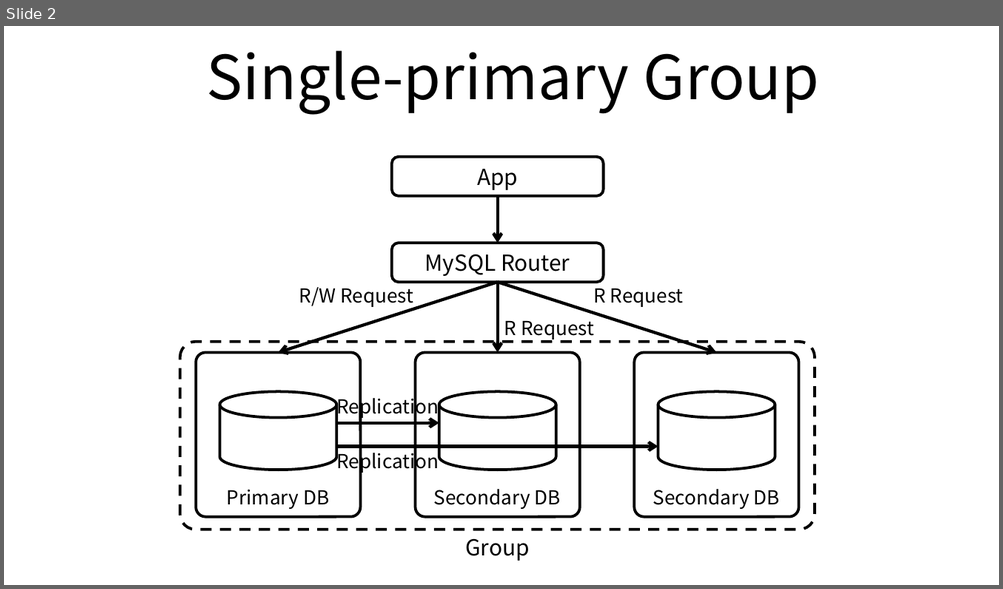
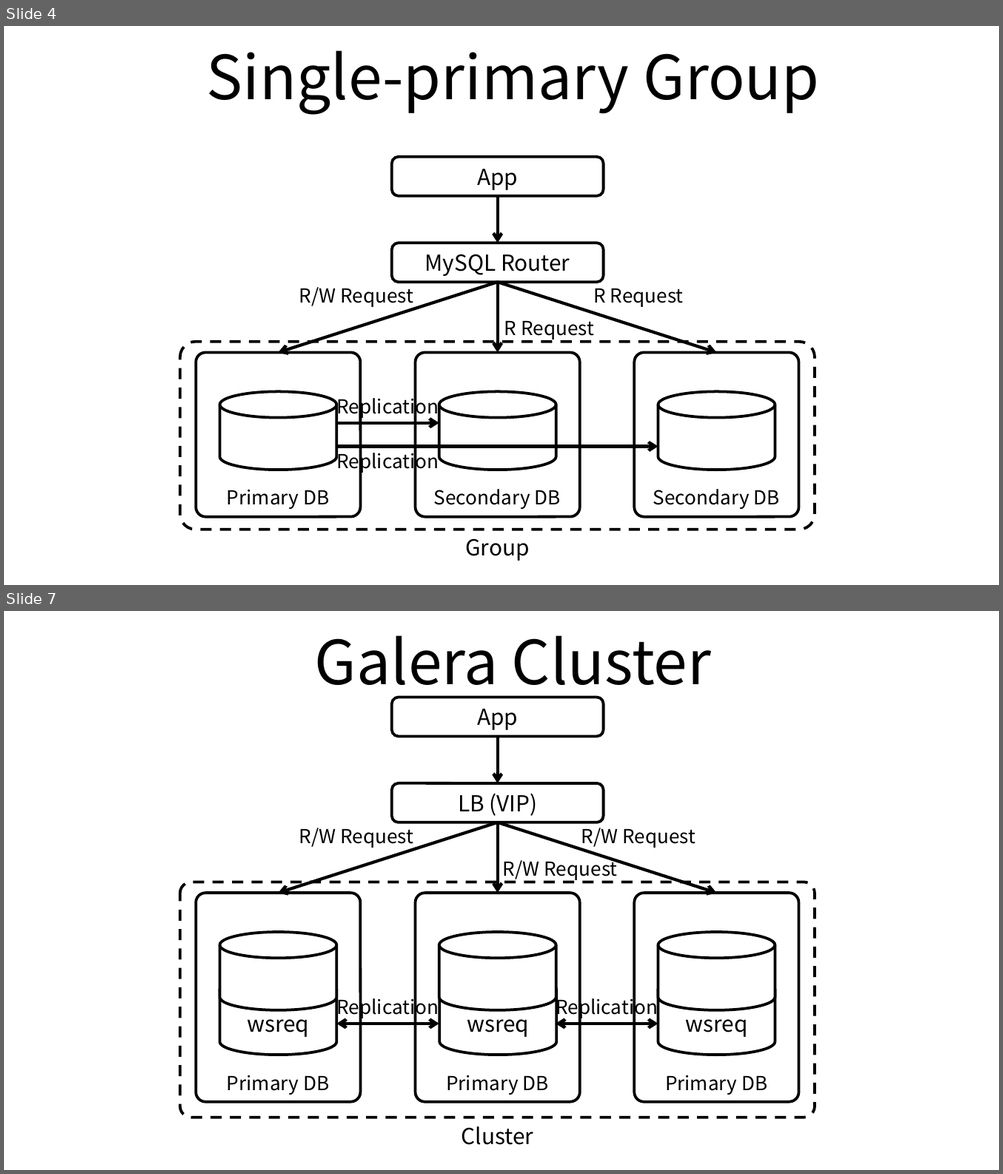
Before and after one commit to ssup2/blog-old, a slide deck: images/theory_analysis/MySQL_Replication_Cluster/MySQL_Replication.pptx. Shown one above the other, each under a label of ours: slide 2 before the commit, slides 4 and 7 after it; the slides between them are not shown. The pictures are 1003x589 and 1003x1174 pixels, drawn with LibreOffice and Linux fonts; fonts in the diff are those of the drawing. Boxes give left, top, right and bottom in pixels: in the first picture for what was removed or moved away, otherwise in the second. Text is boxed around its words. In the diff, an @@ line names an element or a change of style, - is before the commit and + after.

```diff
--- a/images/theory_analysis/MySQL_Replication_Cluster/MySQL_Replication.pptx
+++ b/images/theory_analysis/MySQL_Replication_Cluster/MySQL_Replication.pptx
@@ slide 7 added at (4,611,999,1170), background #FFFFFF @@
@@ title added at (315,635,711,700), 44 pt, text #000000 @@
+Galera Cluster
@@ rounded rectangle added at (392,698,603,736), fill #FFFFFF, outline #000000 2 pt, 16 pt, text #000000 @@
+App
@@ arrow added from (498, 736) to (498, 783), #000000 2.25 pt @@
@@ rounded rectangle added at (392,783,603,822), fill #FFFFFF, outline #000000 2 pt, 16 pt, text #000000 @@
+LB (VIP)
@@ arrow added from (498, 823) to (279, 894), #000000 2.25 pt @@
@@ text added at (299,823,413,849), 14 pt, text #000000 @@
+R/W Request
@@ arrow added from (498, 823) to (498, 894), #000000 2.25 pt @@
@@ arrow added from (498, 823) to (716, 894), #000000 2.25 pt @@
@@ text added at (581,823,695,849), 14 pt, text #000000 @@
+R/W Request
@@ text added at (503,856,617,881), 14 pt, text #000000 @@
+R/W Request
@@ rounded rectangle added at (180,883,814,1118), fill #FFFFFF, outline #000000 2 pt dashed @@
@@ rounded rectangle added at (196,894,360,1102), fill #FFFFFF, outline #000000 2 pt, 14 pt, text #000000 @@
+Primary DB
@@ rounded rectangle added at (415,894,579,1102), fill #FFFFFF, outline #000000 2 pt, 14 pt, text #000000 @@
+Primary DB
@@ rounded rectangle added at (634,894,798,1102), fill #FFFFFF, outline #000000 2 pt, 14 pt, text #000000 @@
+Primary DB
@@ cylinder added at (220,932,337,1011), fill #FFFFFF, outline #000000 2 pt @@
@@ cylinder added at (438,932,556,1011), fill #FFFFFF, outline #000000 2 pt @@
@@ cylinder added at (657,932,775,1011), fill #FFFFFF, outline #000000 2 pt @@
@@ cylinder added at (220,977,337,1056), fill #FFFFFF, outline #000000 2 pt, 16 pt, text #000000 @@
+wsreq
@@ cylinder added at (440,977,557,1056), fill #FFFFFF, outline #000000 2 pt, 16 pt, text #000000 @@
+wsreq
@@ cylinder added at (657,977,775,1056), fill #FFFFFF, outline #000000 2 pt, 16 pt, text #000000 @@
+wsreq
@@ text added at (336,994,438,1019), 14 pt, text #000000 @@
+Replication
@@ text added at (555,994,657,1019), 14 pt, text #000000 @@
+Replication
@@ double arrow added from (336, 1024) to (438, 1024), #000000 2.25 pt @@
@@ double arrow added from (555, 1024) to (657, 1024), #000000 2.25 pt @@
@@ text added at (461,1127,534,1145), 16 pt, text #000000 @@
+Cluster
@@ what was slide 2 is now slide 4 @@
```
Also in this commit, not shown: 1 slide changed, 1 other slide added, 4 other files.
